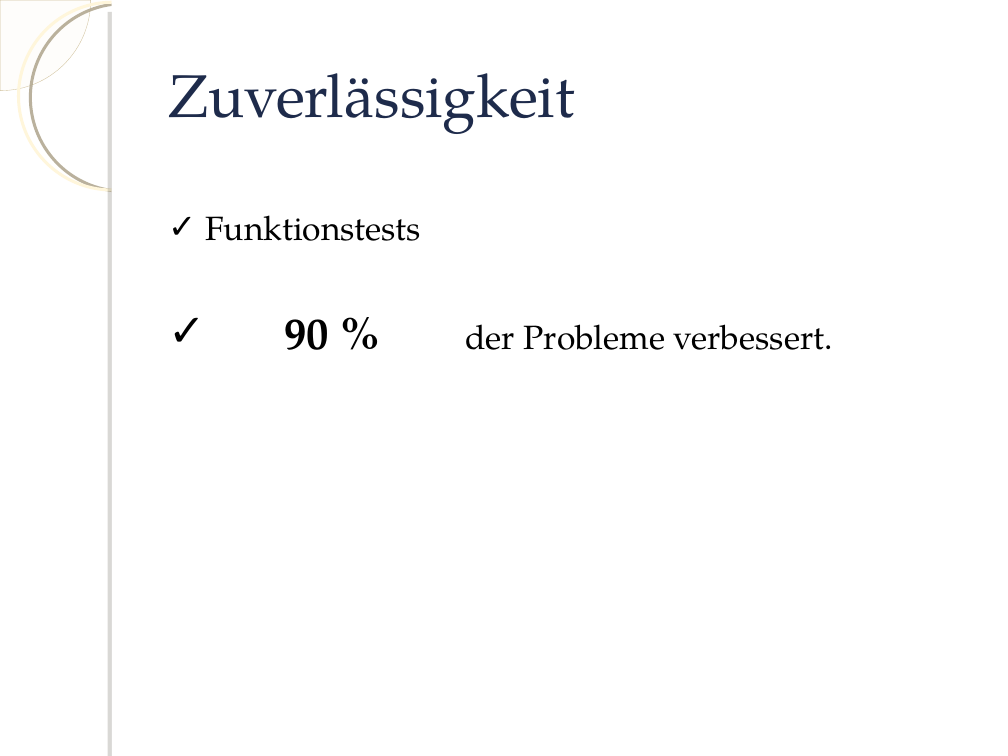
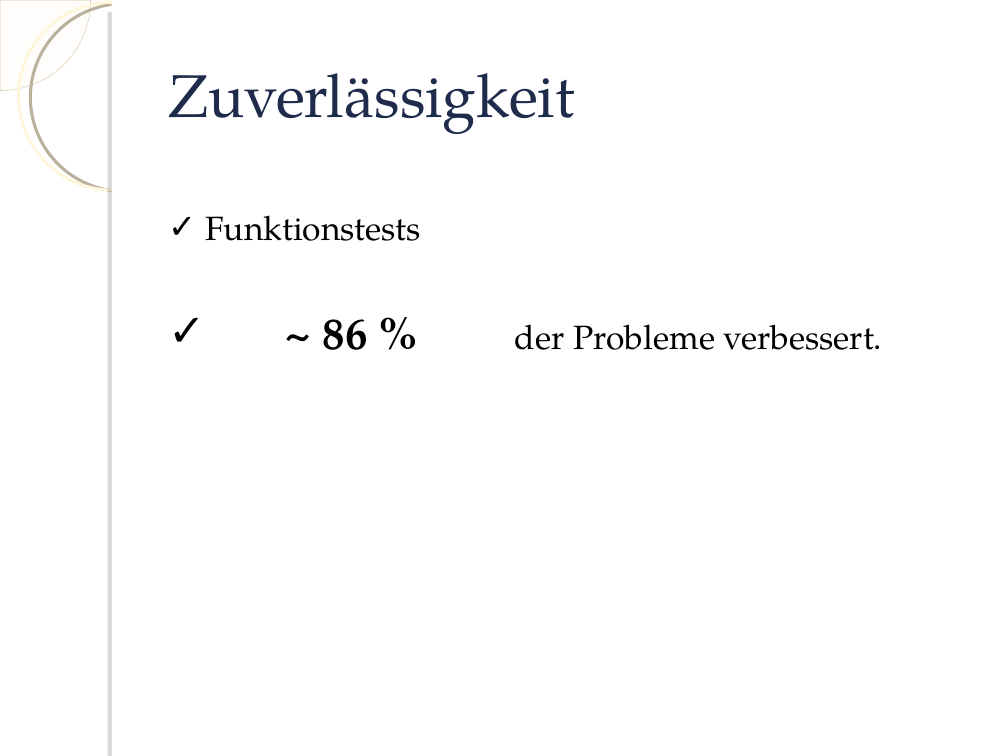
Before and after one commit to knot3/knot3-qualitaetssicherung, a slide deck: slide 3 of Praesentation/Praesentation.ppt. Drawn at 1008x756 pixels with LibreOffice and Linux fonts; fonts in the diff are those of the drawing; background and template pictures are left out. Boxes give left, top, right and bottom in pixels: in the first picture for what was removed or moved away, otherwise in the second. Text is boxed around its words. In the diff, an @@ line names an element or a change of style, - is before the commit and + after.

```diff
--- a/Praesentation/Praesentation.ppt
+++ b/Praesentation/Praesentation.ppt
@@ text at (323, 319, 883, 350): text changed @@
-✓ 90 % der Probleme verbessert.
+✓ ~ 86 % der Probleme verbessert.
```
Also in this commit, not shown: 1 other slide changed.
